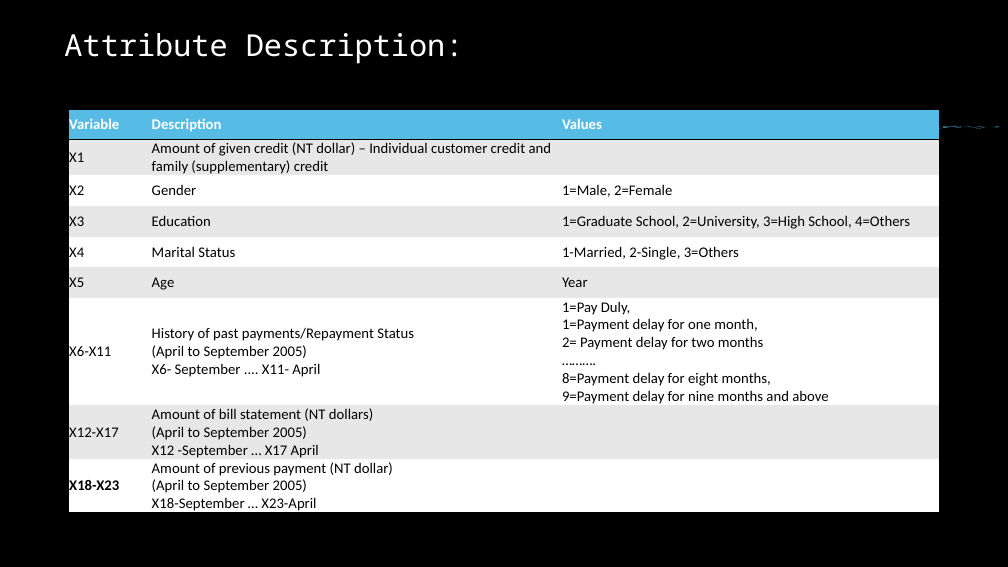
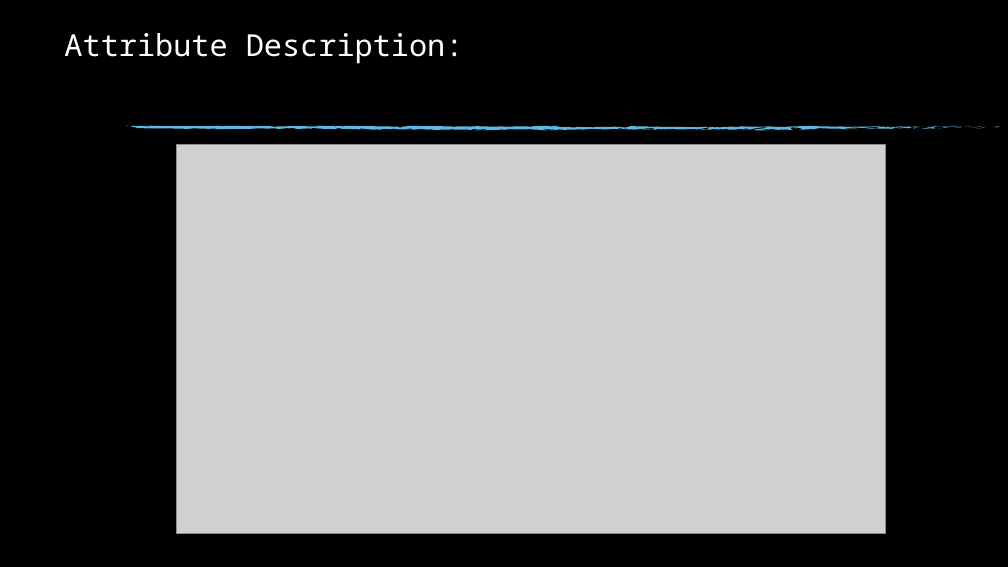
Before and after one commit to ambily-treesa/DAB103-CreditCardDefault, a slide deck: slide 8 of DAB103 Project Proposal.pptx. Drawn at 1008x567 pixels with LibreOffice and Linux fonts; fonts in the diff are those of the drawing; grey boxes stand for pictures; background and template pictures are left out. Boxes give left, top, right and bottom in pixels: in the first picture for what was removed or moved away, otherwise in the second. Text is boxed around its words. In the diff, an @@ line names an element or a change of style, - is before the commit and + after.

Commit message:
dataset description update

```diff
--- a/DAB103 Project Proposal.pptx
+++ b/DAB103 Project Proposal.pptx
@@ table removed at [69,109,938,517], 9 rows, 3 columns @@
-Variable | Description | Values
-X1 | Amount of given credit (NT dollar) – Individual customer credit and family (supplementary) credit | 
-X2 | Gender | 1=Male, 2=Female
-X3 | Education | 1=Graduate School, 2=University, 3=High School, 4=Others
-X4 | Marital Status | 1-Married, 2-Single, 3=Others
-X5 | Age | Year
-X6-X11 | History of past payments/Repayment Status / (April to September 2005) X6- September .... X11- April | 1=Pay Duly, 1=Payment delay for one month, 2= Payment delay for two months ………. 8=Payment delay for eight months, 9=Payment delay for nine months and above
-X12-X17 | Amount of bill statement (NT dollars) (April to September 2005) X12 -September … X17 April | 
-X18-X23 | Amount of previous payment (NT dollar) (April to September 2005) X18-September … X23-April | 
@@ picture added at [176,144,885,533] @@
```
Also in this commit, not shown: 2 other slides changed.
